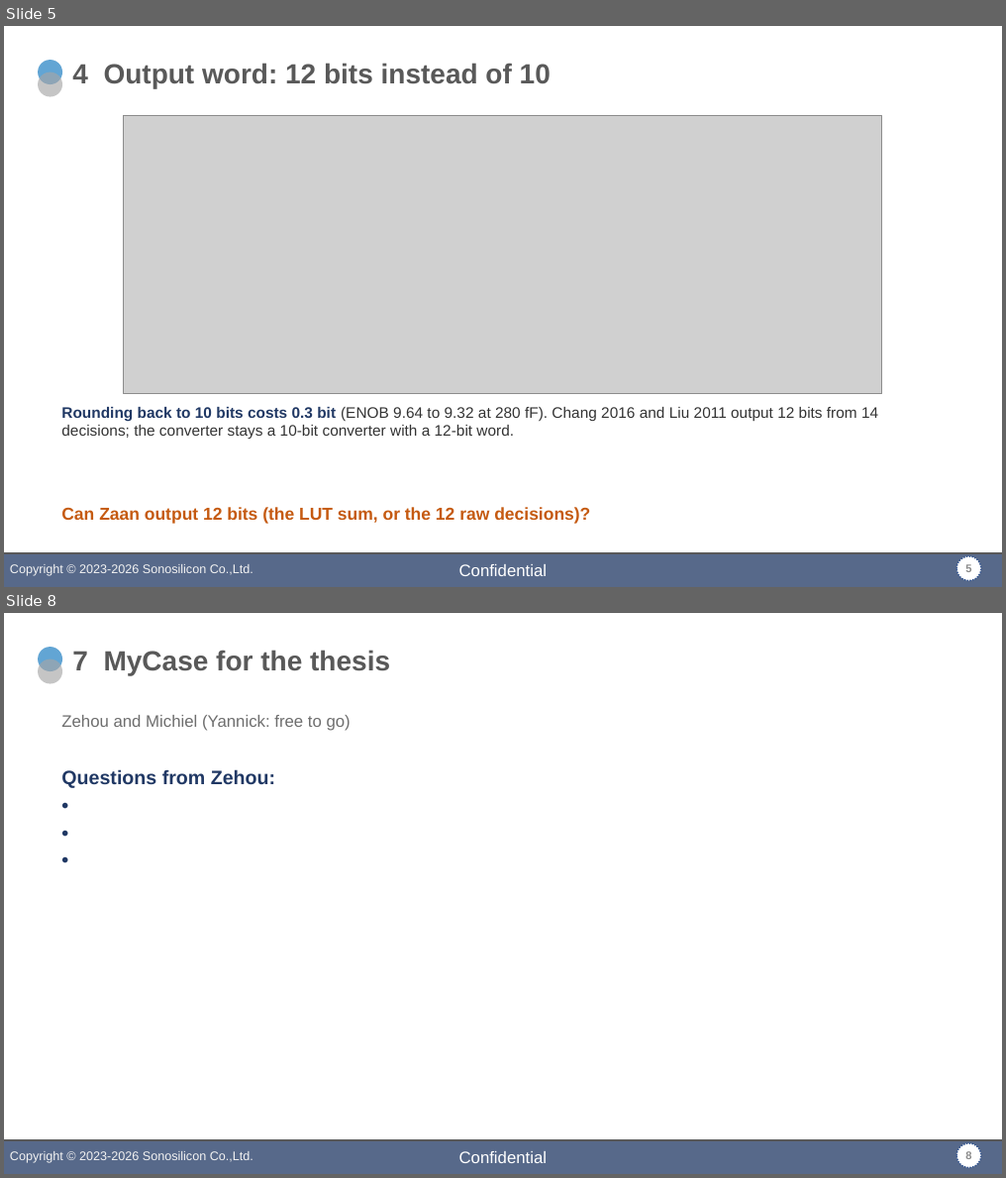
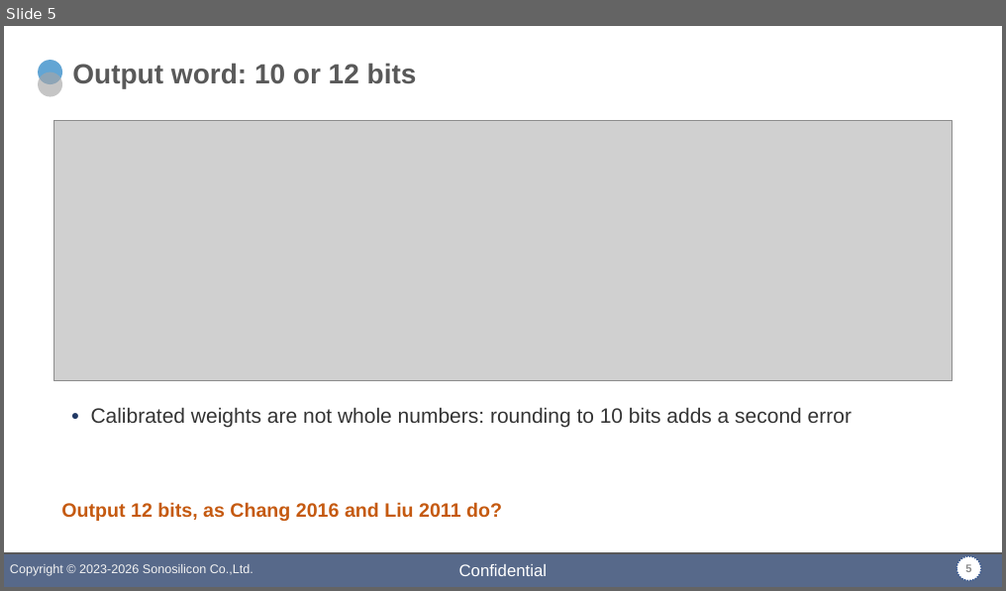
Before and after one commit to DirkJanKr/F280049C_MotorDrive, a slide deck: Zaan_MATLAB/slides/zaan_professor_visit.pptx. Shown one above the other, each under a label of ours: slides 5 and 8 before the commit, slide 5 after it; the slides between them are not shown. The pictures are 1006x1178 and 1006x591 pixels, drawn with LibreOffice and Linux fonts; fonts in the diff are those of the drawing; grey boxes stand for pictures; background and template pictures are left out. Boxes give left, top, right and bottom in pixels: in the first picture for what was removed or moved away, otherwise in the second. Text is boxed around its words. In the diff, an @@ line names an element or a change of style, - is before the commit and + after.

```diff
--- a/Zaan_MATLAB/slides/zaan_professor_visit.pptx
+++ b/Zaan_MATLAB/slides/zaan_professor_visit.pptx
@@ slide 8 removed at (x1=4, y1=613, x2=1002, y2=1174), background picture (left out); not listed: 7 template elements that a slide beside it also shows @@
@@ title removed at (x1=72, y1=650, x2=390, y2=675) @@
-7 MyCase for the thesis
@@ text removed at (x1=61, y1=715, x2=350, y2=731) @@
-Zehou and Michiel (Yannick: free to go)
@@ text removed at (x1=61, y1=769, x2=275, y2=788) @@
-Questions from Zehou:
-•
-•
-•
@@ slide 5 changed as well @@
@@ title at (x1=72, y1=63, x2=417, y2=88): text changed @@
-4 Output word: 12 bits instead of 10
+Output word: 10 or 12 bits
@@ picture resized from (x1=124, y1=116, x2=882, y2=394) to (x1=54, y1=121, x2=952, y2=381) @@
@@ text at (x1=91, y1=407, x2=851, y2=428): text changed; size 11 to 15 pt @@
-Rounding back to 10 bits costs 0.3 bit (ENOB 9.64 to 9.32 at 280 fF). Chang 2016 and Liu 2011 output 12 bits from 14 decisions; the converter stays a 10-bit converter with a 12-bit word.
+• Calibrated weights are not whole numbers: rounding to 10 bits adds a second error
@@ text at (x1=61, y1=502, x2=502, y2=521): text changed; size 12.5 to 14 pt @@
-Can Zaan output 12 bits (the LUT sum, or the 12 raw decisions)?
+Output 12 bits, as Chang 2016 and Liu 2011 do?
```
Also in this commit, not shown: 5 other slides changed, 2 slides added, 1 other slide removed.
